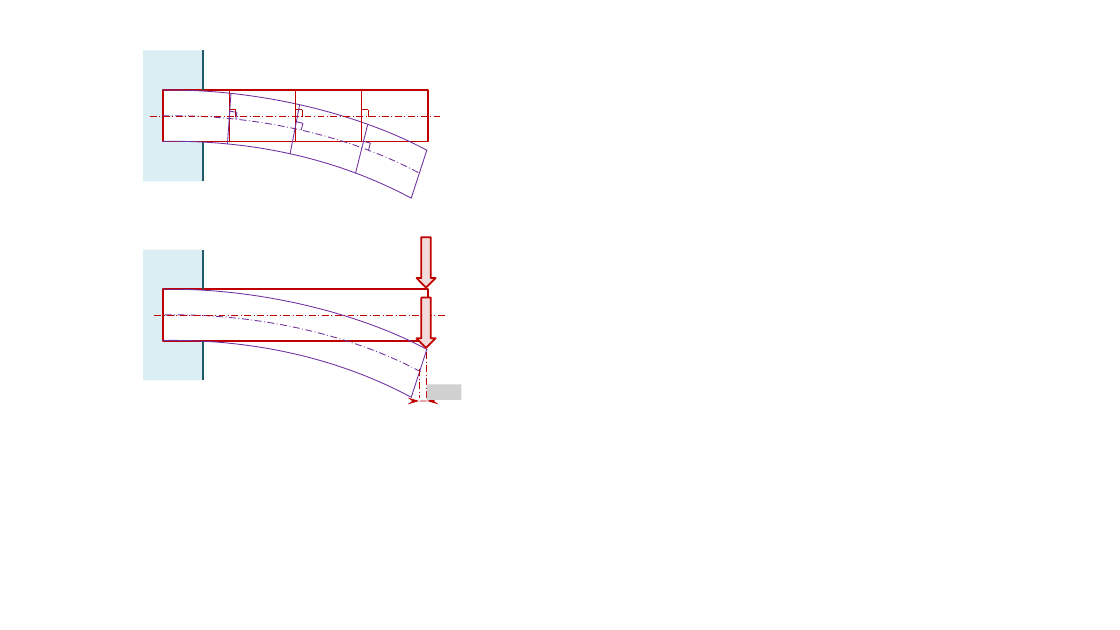
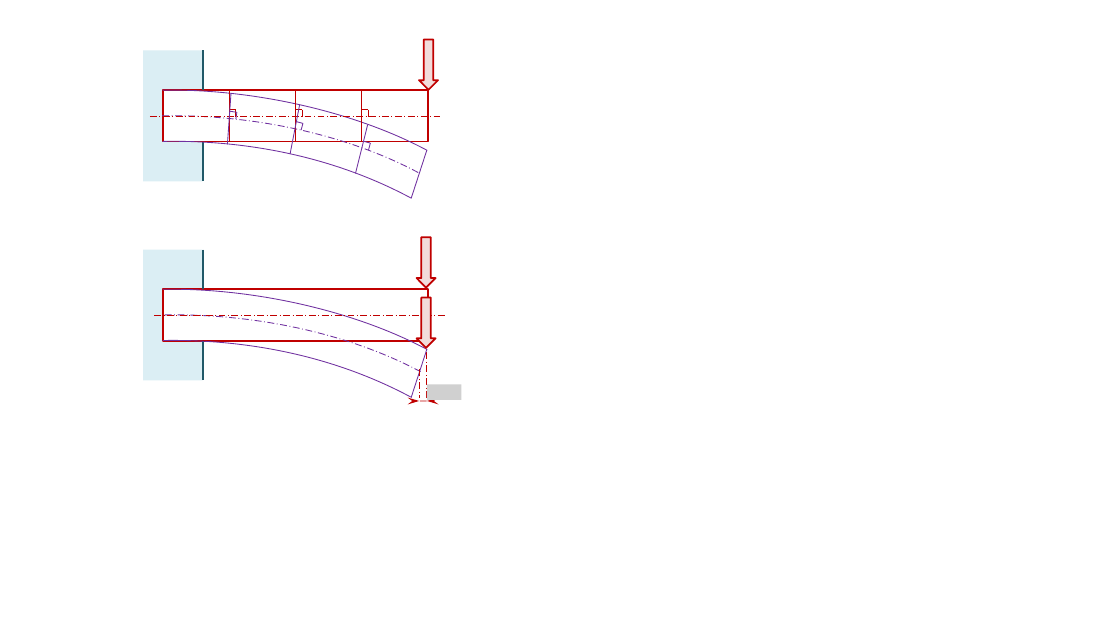
Before and after one commit to xpessoles/08_Etude_Deformation_Produits_Analyser_Modeliser_Resoudre, a slide deck: slide 1 of 01_ModelisationPiecesDeformables/Fiche/images/Figures.pptx. Drawn at 1120x630 pixels with LibreOffice and Linux fonts; fonts in the diff are those of the drawing; grey boxes stand for pictures; background and template pictures are left out. Boxes give left, top, right and bottom in pixels: in the first picture for what was removed or moved away, otherwise in the second. Text is boxed around its words. In the diff, an @@ line names an element or a change of style, - is before the commit and + after.

```diff
--- a/01_ModelisationPiecesDeformables/Fiche/images/Figures.pptx
+++ b/01_ModelisationPiecesDeformables/Fiche/images/Figures.pptx
@@ down arrow added at (419, 39, 439, 90), fill #F2DCDB, outline #C00000 1.5 pt @@
```
Also in this commit, not shown: 1 other slide changed, 5 other files.
